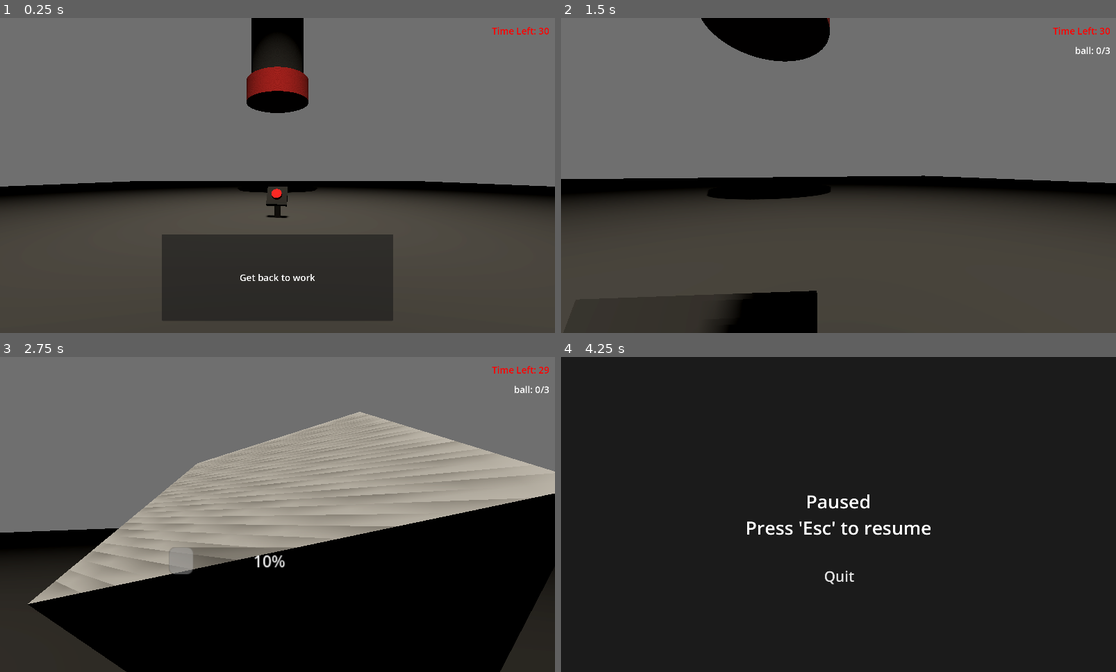
Above: before the commit, frames 1-4 (two rows, left to right).
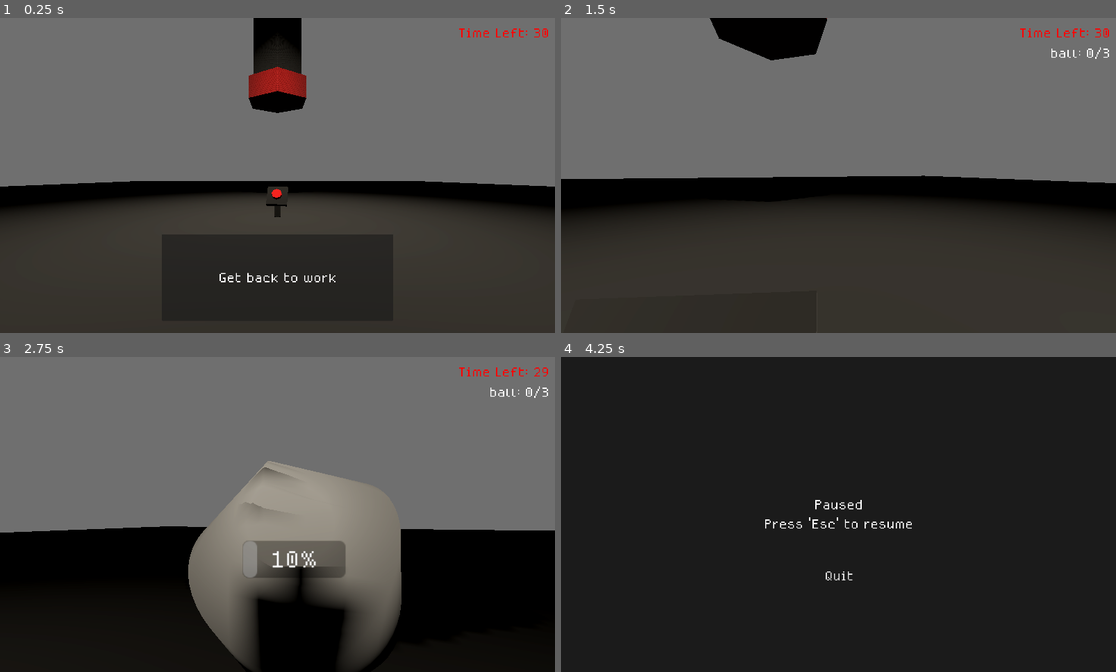
Above: after the commit, the same moments.

Repository: c0sx/ld58
Game: Godot game, scene res://scenes/main.tscn
Same seed, same stepped clock (60 frames per second), same inputs: the game is played once before the commit and once after it.
Inputs (mouse positions are in pixels of both pictures, inside the frame that each line leads up to):
- Up to frame 1 (0.25 s): no input
- Up to frame 2 (1.5 s): tap Enter at 0.5 s; move the mouse to (832, 181) at 0.52 s; hold E (interact) 0.53-1.28 s; hold W (move_forward) from 0.53 s (still down); move the mouse to (877, 178) at 1.27 s; tap E (interact) at 1.35 s
- Up to frame 3 (2.75 s): keep holding W (move_forward); move the mouse to (233, 511) at 2.02 s; hold E (interact) from 2.03 s (still down)
- Up to frame 4 (4.25 s): move the mouse to (844, 514) at 2.77 s; release W (move_forward) at 2.78 s; release E (interact) at 2.78 s; hold A (move_left) 2.78-3.53 s; tap E (interact) at 2.85 s; move the mouse to (816, 508) at 3.52 s; hold W (move_forward) from 3.53 s (still down); hold E (interact) from 3.53 s (still down); tap Escape (pause) at 4.15 s

The runs differ from the first frame. In frame 1, 5.1% of the frame differs, in the area x 0-100%, y 0-84%; in frame 2, 10%; in frame 3, 36%, in the area x 0-100%, y 2-100%; in frame 4, 1.0%.

Commit message:
stylization

Diff:
--- /dev/null
+++ b/assets/green-label.tres
@@ -0,0 +1,8 @@
+[gd_resource type="LabelSettings" load_steps=2 format=3 uid="uid://2e60rgc7cgpn"]
+
+[ext_resource type="FontFile" uid="uid://bmokuc7oo7370" path="res://assets/medodica/MedodicaRegular.otf" id="1_c33jr"]
+
+[resource]
+font = ExtResource("1_c33jr")
+font_size = 64
+font_color = Color(0, 1, 0, 1)
--- /dev/null
+++ b/assets/label.tres
@@ -0,0 +1,7 @@
+[gd_resource type="LabelSettings" load_steps=2 format=3 uid="uid://tst8itchmjq"]
+
+[ext_resource type="FontFile" uid="uid://bmokuc7oo7370" path="res://assets/medodica/MedodicaRegular.otf" id="1_01o7f"]
+
+[resource]
+font = ExtResource("1_01o7f")
+font_size = 64
--- /dev/null
+++ b/assets/red-label.tres
@@ -0,0 +1,8 @@
+[gd_resource type="LabelSettings" load_steps=2 format=3 uid="uid://syl0qku71mfo"]
+
+[ext_resource type="FontFile" uid="uid://bmokuc7oo7370" path="res://assets/medodica/MedodicaRegular.otf" id="1_08c3g"]
+
+[resource]
+font = ExtResource("1_08c3g")
+font_size = 64
+font_color = Color(1, 0, 0, 1)
--- a/game-over-screen/game-over-screen.tscn
+++ b/game-over-screen/game-over-screen.tscn
@@ -1,6 +1,8 @@
-[gd_scene load_steps=3 format=3 uid="uid://ckhaeb7af0hr"]
+[gd_scene load_steps=5 format=3 uid="uid://ckhaeb7af0hr"]
 
 [ext_resource type="Script" path="res://game-over-screen/game-over-screen.gd" id="1_qsec1"]
+[ext_resource type="LabelSettings" uid="uid://tst8itchmjq" path="res://assets/label.tres" id="2_b2mix"]
+[ext_resource type="FontFile" uid="uid://bmokuc7oo7370" path="res://assets/medodica/MedodicaRegular.otf" id="3_c6pqt"]
 
 [sub_resource type="StyleBoxFlat" id="StyleBoxFlat_x6tyg"]
 bg_color = Color(0.105882, 0.105882, 0.105882, 1)
@@ -38,6 +40,7 @@
 grow_vertical = 2
 theme_override_font_sizes/font_size = 64
 text = "Game Over"
+label_settings = ExtResource("2_b2mix")
 horizontal_alignment = 1
 vertical_alignment = 1
 
@@ -54,5 +57,6 @@
 offset_bottom = -300.0
 grow_horizontal = 2
 grow_vertical = 0
-theme_override_font_sizes/font_size = 50
+theme_override_fonts/font = ExtResource("3_c6pqt")
+theme_override_font_sizes/font_size = 64
 text = "Restart"
--- a/loot-box/loot-box.tscn
+++ b/loot-box/loot-box.tscn
@@ -1,10 +1,12 @@
-[gd_scene load_steps=5 format=3 uid="uid://f5aiqtxurlnd"]
+[gd_scene load_steps=6 format=3 uid="uid://f5aiqtxurlnd"]
 
 [ext_resource type="Script" path="res://loot-box/loot-box.gd" id="1_7l1wq"]
+[ext_resource type="FontFile" uid="uid://bmokuc7oo7370" path="res://assets/medodica/MedodicaRegular.otf" id="2_k6ip1"]
 
-[sub_resource type="BoxShape3D" id="BoxShape3D_scpwi"]
+[sub_resource type="BoxShape3D" id="BoxShape3D_t3a5r"]
 
-[sub_resource type="BoxMesh" id="BoxMesh_0n0pm"]
+[sub_resource type="SphereMesh" id="SphereMesh_qai8r"]
+radial_segments = 6
 
 [sub_resource type="CylinderShape3D" id="CylinderShape3D_r2twe"]
 
@@ -12,10 +14,10 @@
 script = ExtResource("1_7l1wq")
 
 [node name="CollisionShape3D" type="CollisionShape3D" parent="."]
-shape = SubResource("BoxShape3D_scpwi")
+shape = SubResource("BoxShape3D_t3a5r")
 
 [node name="MeshInstance3D" type="MeshInstance3D" parent="."]
-mesh = SubResource("BoxMesh_0n0pm")
+mesh = SubResource("SphereMesh_qai8r")
 
 [node name="Area3D" type="Area3D" parent="."]
 transform = Transform3D(2, 0, 0, 0, 2, 0, 0, 0, 2, 0, 0, 0)
@@ -24,15 +26,16 @@
 shape = SubResource("CylinderShape3D_r2twe")
 
 [node name="Sprite3D" type="Sprite3D" parent="."]
-transform = Transform3D(0.5, 0, 0, 0, 0.5, 0, 0, 0, 0.5, 0, 0, 0)
+transform = Transform3D(0.5, 0, 0, 0, 0.5, 0, 0, 0, 0.5, 2.08165e-12, 2.08165e-12, 2.08165e-12)
 billboard = 1
 no_depth_test = true
+fixed_size = true
 
 [node name="SubViewport" type="SubViewport" parent="."]
 disable_3d = true
 transparent_bg = true
 gui_disable_input = true
-size = Vector2i(512, 200)
+size = Vector2i(256, 100)
 render_target_update_mode = 4
 
 [node name="Control" type="Control" parent="SubViewport"]
@@ -51,9 +54,11 @@
 anchor_top = 0.5
 anchor_right = 0.5
 anchor_bottom = 0.5
-offset_left = -100.0
-offset_top = -13.5
-offset_right = 100.0
-offset_bottom = 13.5
+offset_left = -25.0
+offset_top = -15.0
+offset_right = 75.0
+offset_bottom = 12.0
 grow_horizontal = 2
 grow_vertical = 2
+theme_override_fonts/font = ExtResource("2_k6ip1")
+theme_override_font_sizes/font_size = 32
--- a/pause-screen/pause-screen.tscn
+++ b/pause-screen/pause-screen.tscn
@@ -1,6 +1,8 @@
-[gd_scene load_steps=5 format=3 uid="uid://bleya7mqfp6v6"]
+[gd_scene load_steps=7 format=3 uid="uid://bleya7mqfp6v6"]
 
 [ext_resource type="Script" path="res://pause-screen/pause-screen.gd" id="1_473tb"]
+[ext_resource type="LabelSettings" uid="uid://tst8itchmjq" path="res://assets/label.tres" id="2_ocmrj"]
+[ext_resource type="FontFile" uid="uid://bmokuc7oo7370" path="res://assets/medodica/MedodicaRegular.otf" id="3_0ihti"]
 
 [sub_resource type="StyleBoxFlat" id="StyleBoxFlat_ux6q5"]
 bg_color = Color(0.105614, 0.105614, 0.105614, 1)
@@ -44,6 +46,7 @@
 theme_override_font_sizes/font_size = 64
 text = "Paused
 Press 'Esc' to resume"
+label_settings = ExtResource("2_ocmrj")
 horizontal_alignment = 1
 vertical_alignment = 1
 
@@ -60,7 +63,8 @@
 offset_bottom = -288.0
 grow_horizontal = 2
 grow_vertical = 0
-theme_override_font_sizes/font_size = 50
+theme_override_fonts/font = ExtResource("3_0ihti")
+theme_override_font_sizes/font_size = 64
 theme_override_styles/normal = SubResource("StyleBoxFlat_e3341")
 theme_override_styles/hover = SubResource("StyleBoxFlat_2uoof")
 text = "Quit"
--- a/project.godot
+++ b/project.godot
@@ -52,3 +52,9 @@
 "events": [Object(InputEventKey,"resource_local_to_scene":false,"resource_name":"","device":-1,"window_id":0,"alt_press …(182 unchanged characters)…
 ]
 }
+
+[rendering]
+
+lights_and_shadows/directional_shadow/soft_shadow_filter_quality=0
+lights_and_shadows/positional_shadow/soft_shadow_filter_quality=0
+lights_and_shadows/positional_shadow/atlas_size=1024
--- a/scenes/main.tscn
+++ b/scenes/main.tscn
@@ -30,6 +30,15 @@
 tonemap_mode = 2
 glow_enabled = true
 
+[sub_resource type="Gradient" id="Gradient_5hslq"]
+colors = PackedColorArray(1, 1, 1, 1, 0, 0, 0, 1)
+
+[sub_resource type="GradientTexture2D" id="GradientTexture2D_mq3um"]
+gradient = SubResource("Gradient_5hslq")
+fill = 1
+fill_from = Vector2(0.504854, 0.502427)
+fill_to = Vector2(0.949029, 0.883495)
+
 [sub_resource type="PlaneMesh" id="PlaneMesh_85ed2"]
 
 [sub_resource type="StandardMaterial3D" id="StandardMaterial3D_gumpb"]
@@ -48,11 +57,12 @@
 transform = Transform3D(1, -6.97574e-16, -1.52459e-23, -1.5246e-23, -4.37114e-08, 1, -6.97574e-16, -1, -4.37114e-08, 2.08165e-12, 20, 12)
 light_color = Color(1, 0.956863, 0.878431, 1)
 light_energy = 30.0
+light_indirect_energy = 0.0
+light_projector = SubResource("GradientTexture2D_mq3um")
+light_size = 10.0
 light_specular = 1.0
 shadow_enabled = true
-shadow_bias = 0.05
-shadow_blur = 2.0
-spot_range = 50.0
+spot_range = 30.0
 spot_angle = 60.0
 
 [node name="Plane" type="MeshInstance3D" parent="."]
--- a/tube-button/tube-button.tscn
+++ b/tube-button/tube-button.tscn
@@ -16,6 +16,8 @@
 albedo_color = Color(0.0862745, 0.0862745, 0.0862745, 1)
 
 [sub_resource type="CylinderMesh" id="CylinderMesh_4ja8e"]
+radial_segments = 8
+rings = 1
 
 [sub_resource type="StandardMaterial3D" id="StandardMaterial3D_ccsxk"]
 albedo_color = Color(1, 0, 0, 1)
@@ -27,7 +29,7 @@
 tracks/0/type = "position_3d"
 tracks/0/imported = false
 tracks/0/enabled = true
-tracks/0/path = NodePath("MeshInstance3D2/MeshInstance3D/MeshInstance3D")
+tracks/0/path = NodePath("MeshInstance3D2/MeshInstance3D/ButtonMesh")
 tracks/0/interp = 1
 tracks/0/loop_wrap = true
 tracks/0/keys = PackedFloat32Array(0, 1, 1, 2.08165e-12, 2.08165e-12, 0.5, 1, 0.4, 2.08165e-12, 2.08165e-12, 1, 1, 1, 2.08165e-12, 2.08165e-12)
@@ -56,7 +58,7 @@
 skeleton = NodePath("../..")
 surface_material_override/0 = SubResource("StandardMaterial3D_byu1a")
 
-[node name="MeshInstance3D" type="MeshInstance3D" parent="MeshInstance3D2/MeshInstance3D"]
+[node name="ButtonMesh" type="MeshInstance3D" parent="MeshInstance3D2/MeshInstance3D"]
 transform = Transform3D(-1.36929e-07, -0.5, 1.74393e-16, 0.5, -1.49128e-08, -1.74393e-16, 1.74393e-16, 1.74393e-16, 0.5, 1, 2.08165e-12, 2.08165e-12)
 mesh = SubResource("CylinderMesh_4ja8e")
 surface_material_override/0 = SubResource("StandardMaterial3D_ccsxk")
--- a/tube/tube.tscn
+++ b/tube/tube.tscn
@@ -4,11 +4,15 @@
 [ext_resource type="PackedScene" uid="uid://cpjbpxu3if5h2" path="res://tube/spawner/spawner.tscn" id="2_d8uav"]
 
 [sub_resource type="CylinderMesh" id="CylinderMesh_utvtq"]
+radial_segments = 6
+rings = 1
 
 [sub_resource type="StandardMaterial3D" id="StandardMaterial3D_cdufy"]
 albedo_color = Color(0.0862745, 0.0862745, 0.0862745, 1)
 
 [sub_resource type="CylinderMesh" id="CylinderMesh_1xxgt"]
+radial_segments = 6
+rings = 1
 
 [sub_resource type="StandardMaterial3D" id="StandardMaterial3D_jv8ct"]
 albedo_color = Color(0.57, 0, 0, 1)
--- a/ui/ui.gd
+++ b/ui/ui.gd
@@ -37,10 +37,11 @@
 		var label = Label.new()
 		label.text = k + ": " + str(have) + "/" + str(need)
 		label.horizontal_alignment = HORIZONTAL_ALIGNMENT_RIGHT
-		label.add_theme_font_size_override("font_size", 32)
 
 		if need > 0 and have >= need:
-			label.add_theme_color_override("font_color", Color(0, 1, 0, 1))
+			label.label_settings = preload("res://assets/green-label.tres")
+		else:
+			label.label_settings = preload("res://assets/label.tres")
 
 		_inventory.add_child(label)
 
--- a/ui/ui.tscn
+++ b/ui/ui.tscn
@@ -1,6 +1,8 @@
-[gd_scene load_steps=2 format=3 uid="uid://bfjd0cwaleh0b"]
+[gd_scene load_steps=4 format=3 uid="uid://bfjd0cwaleh0b"]
 
 [ext_resource type="Script" path="res://ui/ui.gd" id="1_aqu2k"]
+[ext_resource type="LabelSettings" uid="uid://tst8itchmjq" path="res://assets/label.tres" id="2_dnk1i"]
+[ext_resource type="LabelSettings" uid="uid://syl0qku71mfo" path="res://assets/red-label.tres" id="3_1d3im"]
 
 [node name="UI" type="Control"]
 layout_mode = 3
@@ -37,6 +39,7 @@
 grow_vertical = 2
 theme_override_font_sizes/font_size = 32
 text = "Test"
+label_settings = ExtResource("2_dnk1i")
 horizontal_alignment = 1
 vertical_alignment = 1
 
@@ -54,6 +57,7 @@
 theme_override_font_sizes/font_size = 32
 text = "Time Left: 0
 "
+label_settings = ExtResource("3_1d3im")
 horizontal_alignment = 2
 vertical_alignment = 1
 
Binary file added: assets/medodica/MedodicaRegular.otf
Not shown, added: assets/medodica/MedodicaRegular.otf.import
Not shown, added: assets/medodica/medodica_license_read_me.txt
Binary file added: assets/medodica/medodica_preview_01.png
Not shown, added: assets/medodica/medodica_preview_01.png.import
Binary file added: assets/medodica/medodica_preview_02.png
Not shown, added: assets/medodica/medodica_preview_02.png.import
Binary file added: assets/medodica/medodica_preview_03.png
Not shown, added: assets/medodica/medodica_preview_03.png.import
Binary file added: assets/medodica/medodica_preview_04.png
Not shown, added: assets/medodica/medodica_preview_04.png.import
Not shown: 1 places in scenes/main.tscn that only renumber resources
